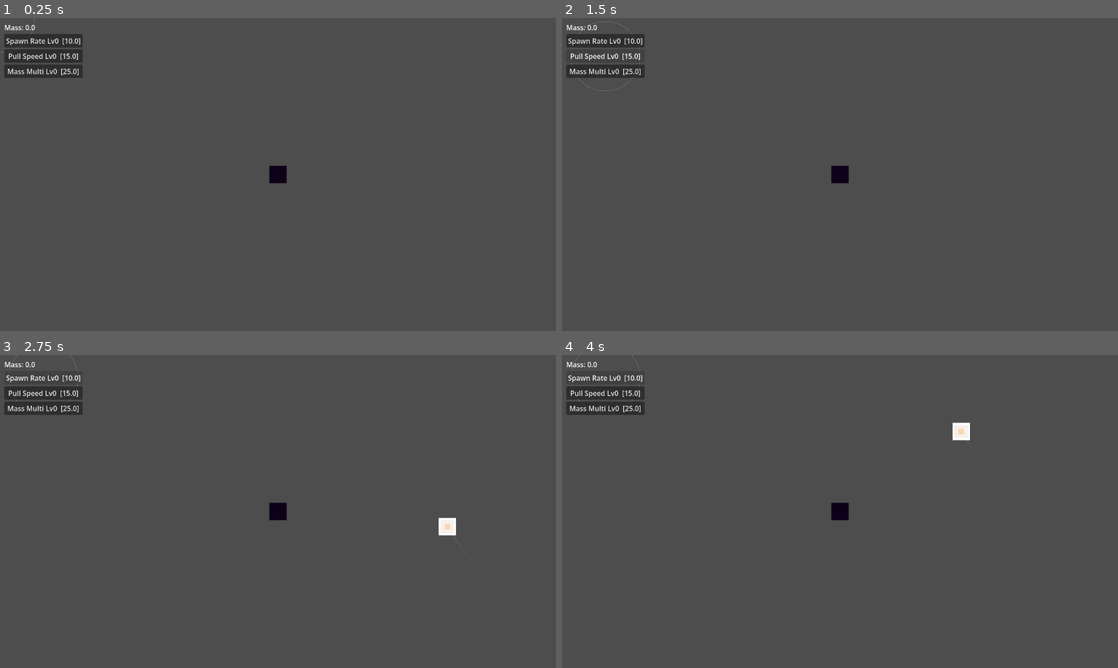
Above: before the commit, frames 1-4 (two rows, left to right).
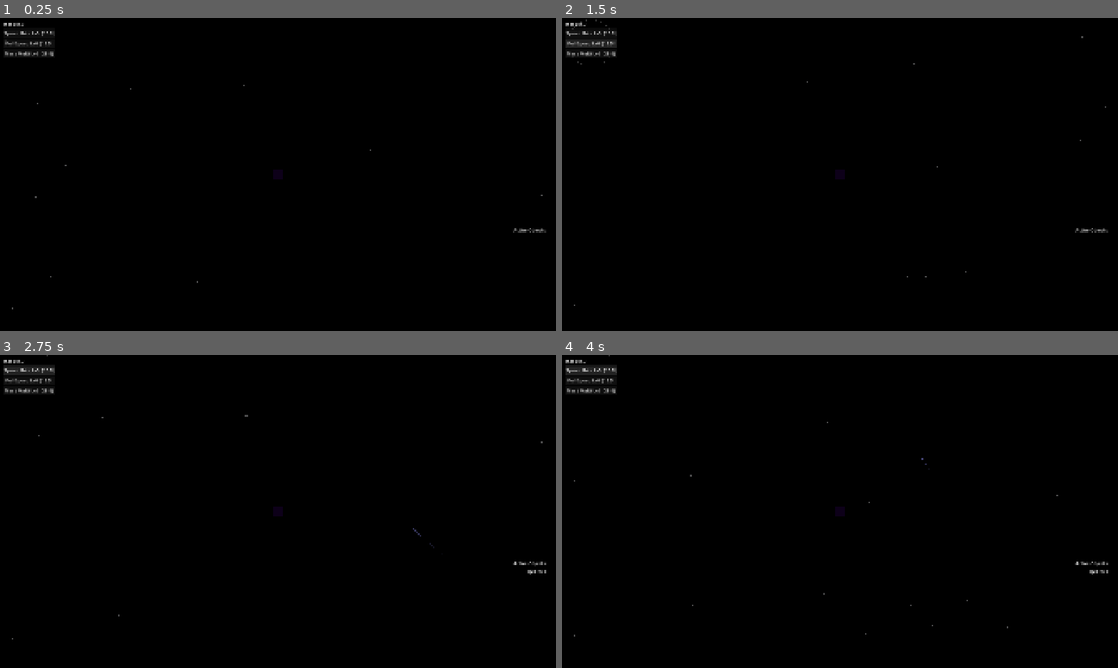
Above: after the commit, the same moments.

Repository: Redledr/void-hunger
Game: Godot game, scene res://scenes/Main.tscn
The game is run twice, just before and just after one commit, with the same random seed, the same clock (stepped at 60 frames per second) and the same inputs.
Inputs:
- Up to frame 1 (0.25 s): no input
- Up to frame 2 (1.5 s): click "Spawn Rate Lv0 [10.0]" at 0.5 s; click "Pull Speed Lv0 [15.0]" at 1.25 s
- Up to frame 3 (2.75 s): click "Spawn Rate Lv0 [10.0]" at 2 s
- Up to frame 4 (4 s): click "Pull Speed Lv0 [15.0]" at 2.75 s; click "Spawn Rate Lv0 [10.0]" at 3.5 s

The runs differ from the first frame. In frame 1, 100% of the frame differs, in the area x 0-100%, y 0-100%; in frame 2, 100%; in frame 3, 100%; in frame 4, 100%.

Commit message:
feat: Update project settings, enhance scene structure, and add background particles

Diff:
--- a/project.godot
+++ b/project.godot
@@ -22,9 +22,10 @@
 
 [display]
 
-window/size/viewport_width=1280
-window/size/viewport_height=720
+window/size/viewport_width=1920
+window/size/viewport_height=1080
 window/size/borderless=true
+window/stretch/mode="canvas_items"
 
 [layer_names]
 
@@ -40,7 +41,4 @@
 rendering_device/driver.windows="d3d12"
 renderer/rendering_method="gl_compatibility"
 renderer/rendering_method.mobile="gl_compatibility"
-anti_aliasing/quality/msaa_2d=3
-anti_aliasing/quality/msaa_3d=3
-anti_aliasing/quality/screen_space_aa=2
-anti_aliasing/quality/use_taa=true
+environment/defaults/default_clear_color=Color(0, 0, 0, 1)
--- a/scenes/Main.tscn
+++ b/scenes/Main.tscn
@@ -3,13 +3,43 @@
 [ext_resource type="Script" uid="uid://cfrj5krn7ixd4" path="res://scripts/main.gd" id="1_o5qli"]
 [ext_resource type="PackedScene" uid="uid://daw55i4tb67ke" path="res://scenes/black_hole.tscn" id="2_sugp2"]
 [ext_resource type="PackedScene" uid="uid://ji8f8wd5hsuv" path="res://scenes/ui.tscn" id="3_jyhfs"]
+[ext_resource type="Script" uid="uid://c1ifc3v4sq26d" path="res://scripts/background.gd" id="4_rarhs"]
 
 [node name="Node2D" type="Node2D" unique_id=688130031]
 script = ExtResource("1_o5qli")
 
 [node name="BlackHole" parent="." unique_id=1890442564 instance=ExtResource("2_sugp2")]
-position = Vector2(640, 360)
+position = Vector2(960, 540)
 
 [node name="UI" parent="." unique_id=1798438073 instance=ExtResource("3_jyhfs")]
 
 [node name="SpawnTimer" type="Timer" parent="." unique_id=1783939337]
+
+[node name="DebugLabel" type="Label" parent="." unique_id=239842746]
+anchors_preset = 6
+anchor_left = 1.0
+anchor_top = 0.5
+anchor_right = 1.0
+anchor_bottom = 0.5
+offset_left = 1847.0
+offset_top = 733.0
+offset_right = 1887.0
+offset_bottom = 756.0
+grow_horizontal = 0
+grow_vertical = 2
+horizontal_alignment = 2
+
+[node name="Control" type="Control" parent="." unique_id=14342914]
+custom_minimum_size = Vector2(1920, 1080)
+layout_mode = 3
+anchors_preset = 15
+anchor_right = 1.0
+anchor_bottom = 1.0
+offset_right = 1920.0
+offset_bottom = 1080.0
+grow_horizontal = 2
+grow_vertical = 2
+
+[node name="Background" type="CanvasLayer" parent="Control" unique_id=1071963811]
+layer = -2
+script = ExtResource("4_rarhs")
--- a/scenes/black_hole.tscn
+++ b/scenes/black_hole.tscn
@@ -1,8 +1,6 @@
 [gd_scene format=3 uid="uid://daw55i4tb67ke"]
 
 [ext_resource type="Script" uid="uid://brrbf2e4y0qda" path="res://scripts/black_hole.gd" id="1_fhwcw"]
-
-[sub_resource type="CircleShape2D" id="CircleShape2D_fhwcw"]
 
 [node name="BlackHole" type="Node2D" unique_id=1890442564]
 script = ExtResource("1_fhwcw")
@@ -23,8 +21,6 @@
 size_flags_vertical = 4
 
 [node name="PullZone" type="Area2D" parent="." unique_id=943706638]
-scale = Vector2(2.2799993, 2.2799993)
 collision_mask = 2
 
 [node name="Shape" type="CollisionShape2D" parent="PullZone" unique_id=612525208]
-shape = SubResource("CircleShape2D_fhwcw")
--- a/scenes/space_object.tscn
+++ b/scenes/space_object.tscn
@@ -8,25 +8,16 @@
 [node name="SpaceObject" type="Node2D" unique_id=455770238]
 script = ExtResource("1_lgaer")
 
-[node name="GlowRect" type="ColorRect" parent="." unique_id=426786197]
-offset_left = -20.0
-offset_top = -20.0
-offset_right = 20.0
-offset_bottom = 20.0
+[node name="GlowRect" type="Polygon2D" parent="." unique_id=225060525]
 metadata/_edit_use_anchors_ = true
 
-[node name="BodyRect" type="ColorRect" parent="." unique_id=227057213]
-offset_left = -20.0
-offset_top = -20.0
-offset_right = 20.0
-offset_bottom = 20.0
+[node name="BodyRect" type="Polygon2D" parent="." unique_id=1301968182]
 metadata/_edit_use_anchors_ = true
 
 [node name="HitArea" type="Area2D" parent="." unique_id=1101903322]
 collision_layer = 2
 
 [node name="Shape" type="CollisionShape2D" parent="HitArea" unique_id=1028449342]
-scale = Vector2(1.7999988, 1.7999988)
 shape = SubResource("RectangleShape2D_lgaer")
 
 [connection signal="area_entered" from="HitArea" to="." method="_on_hit_area_area_entered"]
--- a/scripts/autoloads/game_state.gd
+++ b/scripts/autoloads/game_state.gd
@@ -17,18 +17,6 @@
 	"spawn": 10.0,
 	"pull":  15.0,
 	"multi": 25.0,
-}
-
-# ── Mass milestones that unlock object tiers ───────────────────────
-# Keys are cumulative mass thresholds, values are the unlocked type list
-const TIER_THRESHOLDS: Dictionary = {
-	0.0:        ["asteroid"],
-	500.0:      ["asteroid", "planet"],
-	5000.0:     ["asteroid", "planet", "star"],
-	30000.0:    ["asteroid", "planet", "star", "neutron_star"],
-	80000.0:    ["asteroid", "planet", "star", "neutron_star", "starcluster"],
-	150000.0:   ["asteroid", "planet", "star", "neutron_star", "starcluster", "nebula"],
-	800000.0:   ["asteroid", "planet", "star", "neutron_star", "starcluster", "nebula", "galaxy"],
 }
 
 # ── Public API ─────────────────────────────────────────────────────
@@ -54,9 +42,19 @@
 	emit_signal("mass_changed")
 	return true
 
+func _compare_object_mass(a: String, b: String) -> bool:
+	return ObjectData.DATA[a]["mass"] < ObjectData.DATA[b]["mass"]
+
 func get_unlocked_types() -> Array:
-	var result := ["asteroid"]
-	for threshold in TIER_THRESHOLDS.keys():
-		if mass >= threshold:
-			result = TIER_THRESHOLDS[threshold]
+	var all_types := ObjectData.DATA.keys()
+	all_types.sort_custom(Callable(self, "_compare_object_mass"))
+
+	var result: Array = []
+	for type_name in all_types:
+		if mass >= ObjectData.DATA[type_name]["mass"]:
+			result.append(type_name)
+
+	if result.is_empty():
+		if all_types.size() > 0:
+			result.append(all_types[0])
 	return result
--- a/scripts/autoloads/object_data.gd
+++ b/scripts/autoloads/object_data.gd
@@ -8,10 +8,10 @@
 
 const DATA: Dictionary = {
 	# --- Subatomic ---
-	"quark":      { "mass": 0.1,         "color": Color(0.55, 0.55, 0.95), "size": 4  },
-	"electron":   { "mass": 0.12,        "color": Color(0.60, 0.60, 1.00), "size": 4  },
-	"proton":     { "mass": 0.15,        "color": Color(0.70, 0.65, 1.00), "size": 5  },
-	"neutron":    { "mass": 0.18,        "color": Color(0.75, 0.70, 1.00), "size": 5  },
+	"quark":      { "mass": 0.1,         "color": Color(0.55, 0.55, 0.95), "size": 1  },
+	"electron":   { "mass": 0.12,        "color": Color(0.60, 0.60, 1.00), "size": 2  },
+	"proton":     { "mass": 0.15,        "color": Color(0.70, 0.65, 1.00), "size": 3  },
+	"neutron":    { "mass": 0.18,        "color": Color(0.75, 0.70, 1.00), "size": 4  },
 
 	# --- Atomic / molecular ---
 	"dust":       { "mass": 0.3,         "color": Color(0.65, 0.62, 0.55), "size": 5  },
@@ -22,24 +22,24 @@
 	"virus":      { "mass": 2.0,         "color": Color(0.35, 0.60, 0.80), "size": 9  },
 
 	# --- Geological ---
-	"sand":       { "mass": 3.0,         "color": Color(0.76, 0.70, 0.55), "size": 5  },
-	"pebbles":    { "mass": 6.0,         "color": Color(0.62, 0.58, 0.50), "size": 7  },
-	"rocks":      { "mass": 12.0,        "color": Color(0.48, 0.48, 0.52), "size": 9  },
-	"boulders":   { "mass": 25.0,        "color": Color(0.38, 0.38, 0.42), "size": 11 },
+	"sand":       { "mass": 3.0,         "color": Color(0.76, 0.70, 0.55), "size": 10  },
+	"pebbles":    { "mass": 6.0,         "color": Color(0.62, 0.58, 0.50), "size": 11 },
+	"rocks":      { "mass": 12.0,        "color": Color(0.48, 0.48, 0.52), "size": 12  },
+	"boulders":   { "mass": 25.0,        "color": Color(0.38, 0.38, 0.42), "size": 13 },
 	"mountains":  { "mass": 60.0,        "color": Color(0.30, 0.30, 0.35), "size": 14 },
 
 	# --- Planetary ---
-	"asteroid":   { "mass": 120.0,       "color": Color(0.65, 0.52, 0.42), "size": 12 },
+	"asteroid":   { "mass": 120.0,       "color": Color(0.65, 0.52, 0.42), "size": 15 },
 	"planet":     { "mass": 500.0,       "color": Color(0.25, 0.55, 0.95), "size": 18 },
 
 	# --- Stellar ---
 	"dwarfstar":  { "mass": 2500.0,      "color": Color(1.0,  0.95, 0.6),  "size": 22 },
 	"star":       { "mass": 5000.0,      "color": Color(1.0,  0.85, 0.3),  "size": 24 },
 	"redgiant":   { "mass": 12000.0,     "color": Color(1.0,  0.45, 0.15), "size": 28 },
-	"neutron_star":{ "mass": 30000.0,    "color": Color(0.9,  0.3,  1.0),  "size": 22 },
+	"neutron_star":{ "mass": 30000.0,    "color": Color(0.9,  0.3,  1.0),  "size": 30 },
 
 	# --- Galactic ---
-	"starcluster":     { "mass": 80000.0,    "color": Color(1.0,  0.9,  0.5),  "size": 30 },
+	"starcluster":     { "mass": 80000.0,    "color": Color(1.0,  0.9,  0.5),  "size": 32 },
 	"nebula":          { "mass": 150000.0,   "color": Color(0.7,  0.4,  1.0),  "size": 34 },
 	"galaxy":          { "mass": 800000.0,   "color": Color(0.55, 0.25, 1.0),  "size": 40 },
 	"galaxycluster":   { "mass": 5000000.0,  "color": Color(1.0,  0.45, 0.75), "size": 46 },
--- /dev/null
+++ b/scripts/background.gd
@@ -0,0 +1,20 @@
+# background.gd
+# Attach to main scene to provide floating particles background
+extends CanvasLayer
+
+func _ready():
+	var particles = CPUParticles2D.new()
+	particles.amount = 300
+	particles.lifetime = 10.0
+	particles.preprocess = 5.0
+	particles.emission_shape = CPUParticles2D.EMISSION_SHAPE_RECTANGLE
+	particles.emission_rect_extents = Vector2(1920, 1080)  # Cover screen
+	particles.direction = Vector2(0, -10)  # Slight upward drift
+	particles.spread = 30.0
+	particles.gravity = Vector2(0, 0)
+	particles.initial_velocity_min = 5.0
+	particles.initial_velocity_max = 15.0
+	particles.scale_amount_min = 1.0
+	particles.scale_amount_max = 4.0
+	particles.color = Color(1.0, 1.0, 1.0, 0.3)  # White, semi-transparent
+	add_child(particles)
--- a/scripts/black_hole.gd
+++ b/scripts/black_hole.gd
@@ -19,9 +19,9 @@
 	body.position = Vector2(-current_size / 2.0, -current_size / 2.0)
 
 	# Keep the collision zone in sync with the visual.
-	var circle   := CircleShape2D.new()
-	circle.radius = current_size / 4.0
-	pull_shape.shape = circle
+	var rect := RectangleShape2D.new()
+	rect.size = Vector2(current_size, current_size)
+	pull_shape.shape = rect
 
 func _on_mass_changed() -> void:
 	call_deferred("_update_size")
--- a/scripts/main.gd
+++ b/scripts/main.gd
@@ -6,6 +6,7 @@
 
 @onready var black_hole = $BlackHole
 @onready var spawn_timer = $SpawnTimer
+@onready var debug_label: Label = $DebugLabel
 
 var screen_size
 var max_objects = 40
@@ -34,6 +35,21 @@
 
 func _draw():
 	draw_arc(mouse_pos, NUDGE_RADIUS, 0, TAU, 64, Color(1.0, 1.0, 1.0, 0.2), 1.0)
+
+func _process(_delta):
+	_update_debug()
+
+func _update_debug():
+	var counts = {}
+	for obj in active_objects:
+		if is_instance_valid(obj):
+			counts[obj.obj_type] = counts.get(obj.obj_type, 0) + 1
+
+	var text = "Active Objects:\n"
+	for type in counts.keys():
+		text += "%s: %d\n" % [type, counts[type]]
+
+	debug_label.text = text
 
 func _try_nudge(click_pos: Vector2):
 	for obj in active_objects:
--- a/scripts/space_object.gd
+++ b/scripts/space_object.gd
@@ -3,8 +3,8 @@
 @export var mass_value = 1.0
 
 var color = Color.GRAY
-var size = 10.0
-var obj_type = "asteroid"
+var size = 0.0
+var obj_type = ""
 
 var orbit_angle = 0.0
 var orbit_radius = 0.0
@@ -19,52 +19,63 @@
 var trail_points: Array = []
 var max_trail_length = 20
 
-var rect
-var glow
+@onready var body = $BodyRect  # Change to Polygon2D in scene
+@onready var glow = $GlowRect  # Change to Polygon2D in scene
+@onready var hitbox = $HitArea/Shape
 
-const OBJECT_DATA = {
-	"quark": { "mass": 0.1, "color": Color(0.55, 0.55, 0.95), "size": 4 },
-	"electron": { "mass": 0.12, "color": Color(0.60, 0.60, 1.00), "size": 4 },
-	"proton": { "mass": 0.15, "color": Color(0.70, 0.65, 1.00), "size": 5 },
-	"neutron": { "mass": 0.18, "color": Color(0.75, 0.70, 1.00), "size": 5 },
-	"dust": { "mass": 0.3, "color": Color(0.65, 0.62, 0.55), "size": 5 },
-	"atom": { "mass": 0.5, "color": Color(0.50, 0.80, 1.00), "size": 6 },
-	"molecule": { "mass": 0.9, "color": Color(0.40, 0.75, 0.95), "size": 7 },
-	"cells": { "mass": 1.2, "color": Color(0.30, 0.70, 0.85), "size": 8 },
-	"bacterium": { "mass": 1.5, "color": Color(0.30, 0.65, 0.75), "size": 8 },
-	"virus": { "mass": 2.0, "color": Color(0.35, 0.60, 0.80), "size": 9 },
-	"sand": { "mass": 3.0, "color": Color(0.76, 0.70, 0.55), "size": 5 },
-	"pebbles": { "mass": 6.0, "color": Color(0.62, 0.58, 0.50), "size": 7 },
-	"rocks": { "mass": 12.0, "color": Color(0.48, 0.48, 0.52), "size": 9 },
-	"boulders": { "mass": 25.0, "color": Color(0.38, 0.38, 0.42), "size": 11 },
-	"mountains": { "mass": 60.0, "color": Color(0.30, 0.30, 0.35), "size": 14 },
-	"asteroid": { "mass": 120.0, "color": Color(0.65, 0.52, 0.42), "size": 12 },
-	"planet": { "mass": 500.0, "color": Color(0.25, 0.55, 0.95), "size": 18 },
-	"drawfstar": { "mass": 2500.0, "color": Color(1.0, 0.95, 0.6), "size": 22 },
-	"star": { "mass": 5000.0, "color": Color(1.0, 0.85, 0.3), "size": 24 },
-	"redgiant": { "mass": 12000.0, "color": Color(1.0, 0.45, 0.15), "size": 28 },
-	"neutron_star": { "mass": 30000.0, "color": Color(0.9, 0.3, 1.0), "size": 22 },
-	"starcluster": { "mass": 80000.0, "color": Color(1.0, 0.9, 0.5), "size": 30 },
-	"nebula": { "mass": 150000.0, "color": Color(0.7, 0.4, 1.0), "size": 34 },
-	"galaxy": { "mass": 800000.0, "color": Color(0.55, 0.25, 1.0), "size": 40 },
-	"galaxycluster": { "mass": 5000000.0, "color": Color(1.0, 0.45, 0.75), "size": 46 },
-	"supercluster": { "mass": 20000000.0, "color": Color(0.85, 0.6, 1.0), "size": 52 },
-	"observableuniversefragment": { "mass": 100000000.0, "color": Color(0.85, 0.85, 1.0), "size": 60 },
-	"observableuniverse": { "mass": 500000000.0, "color": Color(1.0, 1.0, 1.0), "size": 68 },
-	"multiverse": { "mass": 5000000000.0, "color": Color(1.0, 0.98, 0.9), "size": 80 }
-}
+func create_regular_polygon(sides: int, radius: float) -> PackedVector2Array:
+	var points = PackedVector2Array()
+	for i in range(sides):
+		var angle = (2 * PI * i) / sides
+		points.append(Vector2(cos(angle), sin(angle)) * radius)
+	return points
 
-func setup(start_pos, p_obj_type, bh_pos):
+func _compare_object_mass(a: String, b: String) -> bool:
+	return ObjectData.DATA[a]["mass"] < ObjectData.DATA[b]["mass"]
+
+func setup(start_pos, p_obj_type, bh_pos, is_background = false):
 	obj_type = p_obj_type
 	black_hole_pos = bh_pos
 
-	var d = OBJECT_DATA.get(obj_type)
-	if d:
-		mass_value = d.mass
-		color = d.color
-		size = d.size
+	var d = ObjectData.get_data(obj_type)
+	mass_value = d.get("mass", mass_value)
+	color = d.get("color", color)
+	size = d.get("size", size)
 
 	mass_value *= GameState.get_mass_multiplier()
+
+	if is_background:
+		# Background objects: no hitbox, no absorption, static position, gray color
+		$HitArea.queue_free()
+		color = Color(0.3, 0.3, 0.3)
+		position = start_pos
+		# Set simple visual
+		var body_points = create_regular_polygon(8, size / 2.0)
+		if body is Polygon2D:
+			body.polygon = body_points
+			body.color = color
+		elif body is ColorRect:
+			body.size = Vector2(size, size)
+			body.position = -body.size / 2
+			body.color = color
+		return
+
+	# Determine shape based on mass rank
+	var sorted_types = ObjectData.DATA.keys()
+	sorted_types.sort_custom(Callable(self, "_compare_object_mass"))
+	var index = sorted_types.find(obj_type)
+	var sides = 3 + index
+	if sides > 12:
+		sides = 12
+
+	if index < 5:  # Low mass objects use circle
+		var circle = CircleShape2D.new()
+		circle.radius = size / 2.0
+		hitbox.shape = circle
+	else:  # Higher mass use polygons with increasing sides
+		var poly = ConvexPolygonShape2D.new()
+		poly.points = create_regular_polygon(sides, size / 2.0)
+		hitbox.shape = poly
 
 	position = start_pos
 
@@ -74,19 +85,26 @@
 	orbit_angle = (start_pos - black_hole_pos).angle()
 	orbit_speed = randf_range(0.3, 0.7) * (1.0 if randf() < 0.5 else -1.0)
 
-	# Outer glow
-	glow = ColorRect.new()
-	glow.size = Vector2(size * 2.5, size * 2.5)
-	glow.position = -glow.size / 2
-	glow.color = Color(color.r, color.g, color.b, 0.12)
-	add_child(glow)
+	# Set visual shapes to match hitbox
+	var visual_sides = sides if sides > 3 else 16  # Use 16 sides for circle visuals
+	var body_points = create_regular_polygon(visual_sides, size / 2.0)
+	var glow_points = create_regular_polygon(visual_sides, size * 1.25)
 
-	# Inner body
-	rect = ColorRect.new()
-	rect.size = Vector2(size, size)
-	rect.position = -rect.size / 2
-	rect.color = color * 1.6
-	add_child(rect)
+	if body is Polygon2D:
+		body.polygon = body_points
+		body.color = color * 1.6
+	elif body is ColorRect:
+		body.size = Vector2(size, size)
+		body.position = -body.size / 2
+		body.color = color * 1.6
+
+	if glow is Polygon2D:
+		glow.polygon = glow_points
+		glow.color = Color(color.r, color.g, color.b, 0.12)
+	elif glow is ColorRect:
+		glow.size = Vector2(size * 2.5, size * 2.5)
+		glow.position = -glow.size / 2
+		glow.color = Color(color.r, color.g, color.b, 0.12)
 
 func apply_nudge(nudge_dir: Vector2, strength: float = 80.0):
 	# Reduce orbit radius — this is what moves it inward
@@ -120,12 +138,9 @@
 
 	queue_redraw()
 
-	if orbit_radius < 15.0:
-		_absorb()
-
 func _absorb():
 	GameState.add_mass(mass_value)
-	# TODO: trigger particle burst here
+	## TODO: trigger particle burst here
 	queue_free()
 
 func _draw():
@@ -134,3 +149,6 @@
 		var c = color
 		c.a = a * 0.5
 		draw_line(to_local(trail_points[i]), to_local(trail_points[i + 1]), c, 2.0)
+
+func _on_hit_area_area_entered(_area: Area2D) -> void:
+	_absorb()
Not shown, added: export_presets.cfg
Not shown, added: scripts/background.gd.uid
